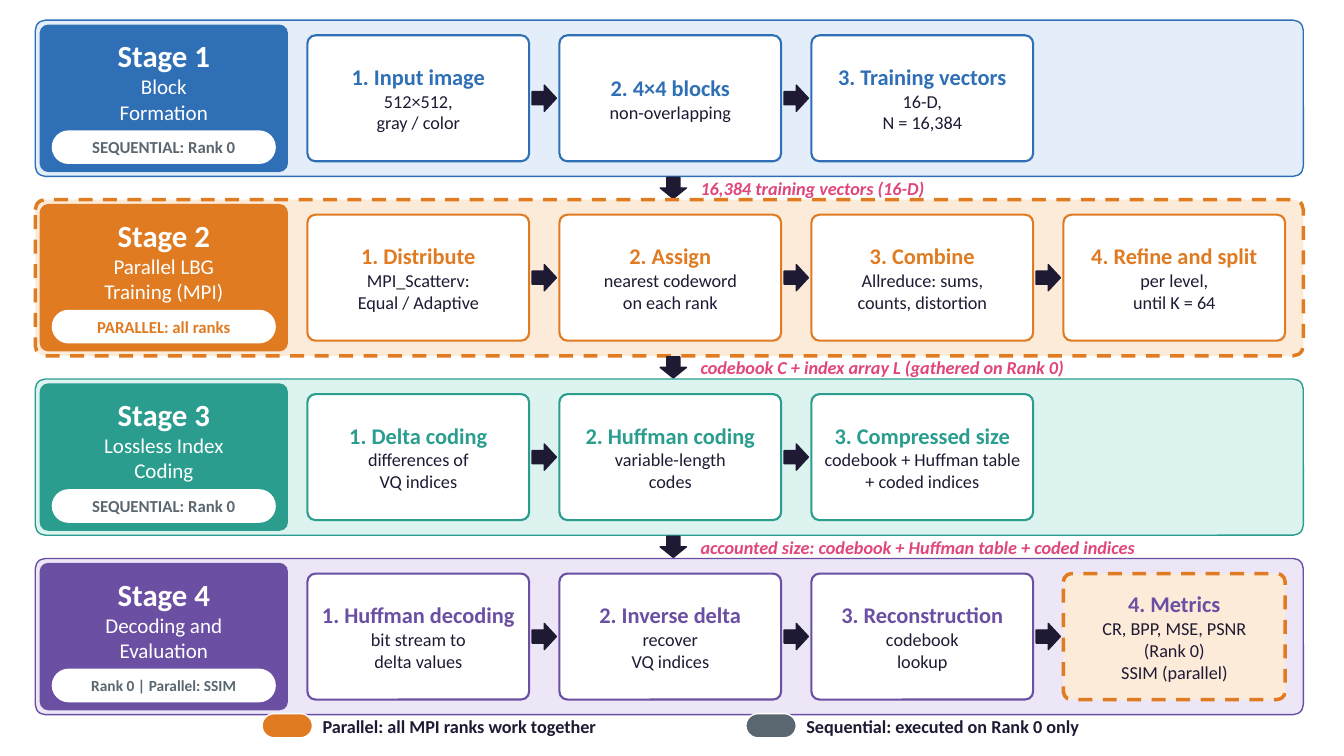
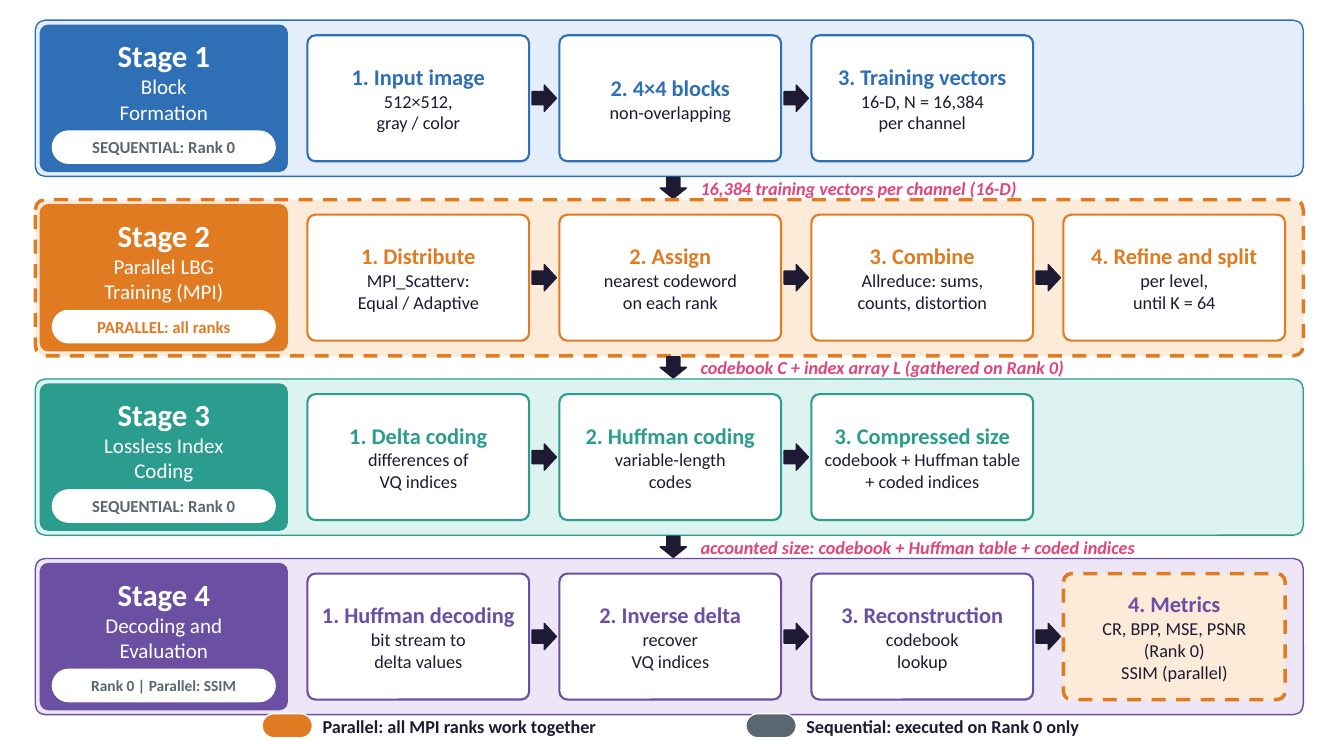
Before and after one commit to ibtihal-cpu/mihk, a slide deck: slide 10 of results/seminar/figs/Seminar_Ibtihal_FINAL.pptx. Drawn at 1344x756 pixels with LibreOffice and Linux fonts; fonts in the diff are those of the drawing. Boxes give left, top, right and bottom in pixels: in the first picture for what was removed or moved away, otherwise in the second. Text is boxed around its words. In the diff, an @@ line names an element or a change of style, - is before the commit and + after.

```diff
--- a/results/seminar/figs/Seminar_Ibtihal_FINAL.pptx
+++ b/results/seminar/figs/Seminar_Ibtihal_FINAL.pptx
@@ text at [861, 95, 984, 132]: text changed @@
-16-D,
-N = 16,384
+16-D, N = 16,384
+per channel
@@ text at [701, 182, 1017, 200]: text changed @@
-16,384 training vectors (16-D)
+16,384 training vectors per channel (16-D)
```
Also in this commit, not shown: 5 other files.
